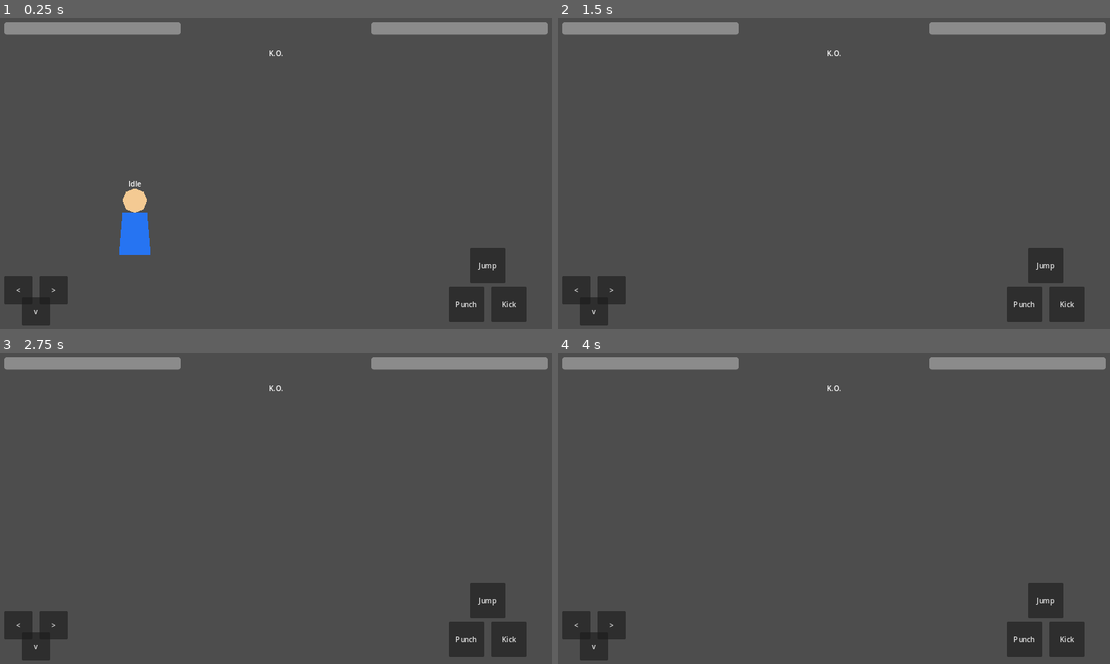
Above: before the commit, frames 1-4 (two rows, left to right).
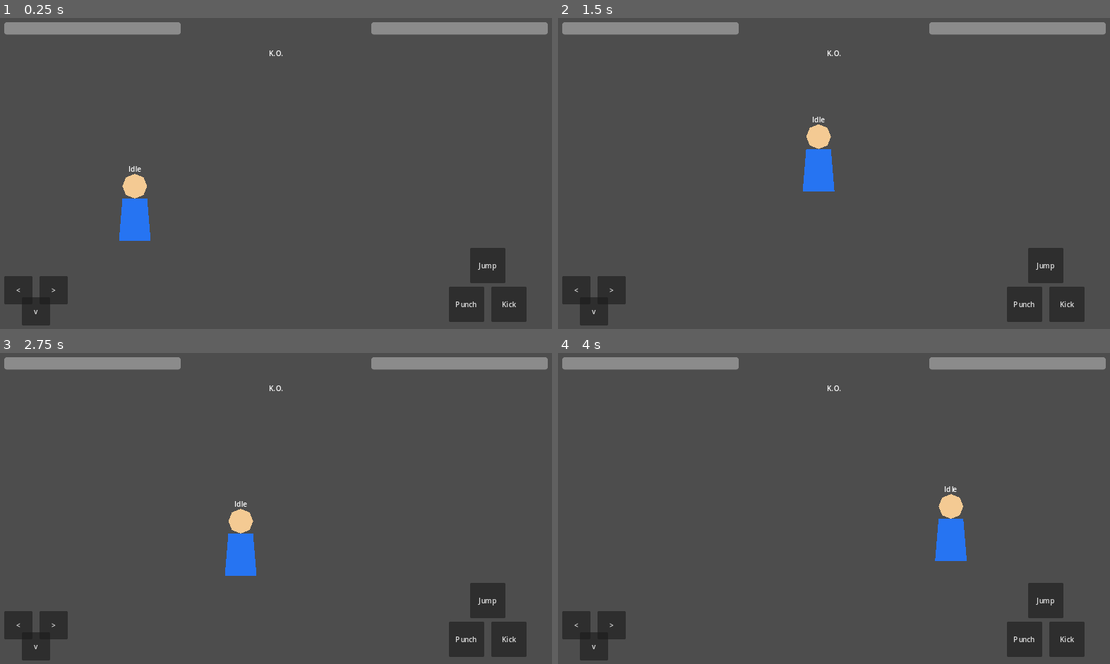
Above: after the commit, the same moments.

Repository: adamonine-stack/hashire-kaminari-dakkan-no-kobushi
Game: Godot game, scene res://scenes/Battle.tscn
Two runs of this game, one before a commit and one after it. Both use one fixed random seed, a clock stepped at 60 frames per second and the inputs below. The project has no main scene, so this scene is started directly.
Inputs:
- Up to frame 1 (0.25 s): no input
- Up to frame 2 (1.5 s): hold D (MoveRight) from 0.53 s (still down); tap Space (Jump) at 0.77 s
- Up to frame 3 (2.75 s): tap Space (Jump) at 1.52 s; release D (MoveRight) at 2.03 s; hold A (MoveLeft) from 2.03 s (still down)
- Up to frame 4 (4 s): release A (MoveLeft) at 2.78 s; hold D (MoveRight) from 2.78 s (still down); tap Space (Jump) at 3.02, 3.77 s

The runs differ from the first frame. In frame 1, 0.7% of the frame differs, in the area x 21-28%, y 47-77%; in frame 2, 1.0%, in the area x 44-51%, y 31-56%; in frame 3, 1.0%; in frame 4, 1.0%.

Commit message:
DEV-008 add battle floor for jump landing

Diff:
--- a/godot/scenes/Battle.tscn
+++ b/godot/scenes/Battle.tscn
@@ -1,11 +1,20 @@
-[gd_scene load_steps=3 format=3]
+[gd_scene load_steps=4 format=3]
 
 [ext_resource type="PackedScene" path="res://scenes/UI.tscn" id="1_ui"]
 [ext_resource type="PackedScene" path="res://scenes/Player.tscn" id="2_player"]
+
+[sub_resource type="RectangleShape2D" id="RectangleShape2D_floor"]
+size = Vector2(1280, 32)
 
 [node name="Battle" type="Node2D"]
 
 [node name="Player" parent="." instance=ExtResource("2_player")]
 position = Vector2(320, 520)
 
+[node name="Floor" type="StaticBody2D" parent="."]
+position = Vector2(640, 536)
+
+[node name="CollisionShape2D" type="CollisionShape2D" parent="Floor"]
+shape = SubResource("RectangleShape2D_floor")
+
 [node name="UI" parent="." instance=ExtResource("1_ui")]
